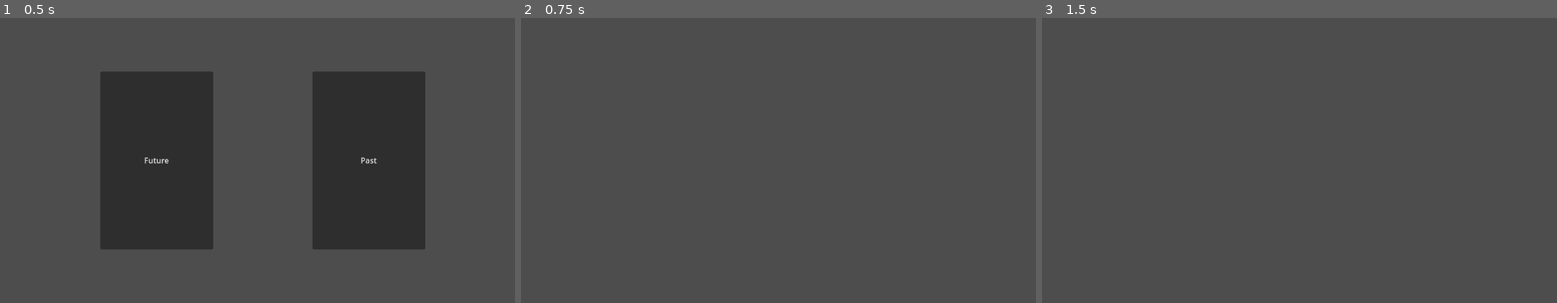
Above: before the commit, frames 1-3 (left to right).
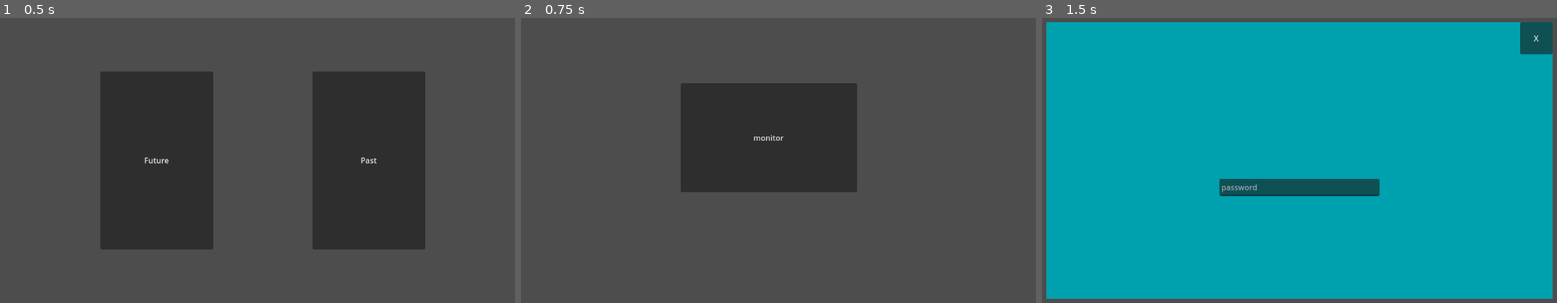
Above: after the commit, the same moments.

Repository: BoopEnthusiast/Reverie-Memory
Game: Godot game, scene res://scenes/character_select.tscn
Two runs of this game, one before a commit and one after it. Both use one fixed random seed, a clock stepped at 60 frames per second and the inputs below.
Inputs (mouse positions are in pixels of both pictures, inside the frame that each line leads up to):
- Up to frame 1 (0.5 s): no input
- Up to frame 2 (0.75 s): click "Future" at 0.5 s
- Up to frame 3 (1.5 s): click (1289, 137) at 1.25 s, where only the run after the commit has a clickable "monitor"

Frame 1 is identical in both runs. In frame 2, 13% of the frame differs, in the area x 31-66%, y 22-62%; in frame 3, 96%, in the area x 0-100%, y 1-99%.

Commit message:
made monitor

Diff:
--- a/scenes/future.tscn
+++ b/scenes/future.tscn
@@ -1,4 +1,6 @@
-[gd_scene format=3 uid="uid://dkj63dhupkfyy"]
+[gd_scene load_steps=2 format=3 uid="uid://dkj63dhupkfyy"]
+
+[ext_resource type="Script" path="res://scripts/monitor.gd" id="1_6ckpl"]
 
 [node name="Future" type="Control"]
 layout_mode = 3
@@ -7,3 +9,55 @@
 anchor_bottom = 1.0
 grow_horizontal = 2
 grow_vertical = 2
+
+[node name="Monitor" type="Button" parent="."]
+layout_mode = 0
+offset_left = 373.0
+offset_top = 163.0
+offset_right = 739.0
+offset_bottom = 390.0
+text = "monitor"
+script = ExtResource("1_6ckpl")
+
+[node name="MonitorScreen" type="ColorRect" parent="."]
+visible = false
+layout_mode = 1
+anchors_preset = 15
+anchor_right = 1.0
+anchor_bottom = 1.0
+offset_left = 51.0
+offset_top = 36.0
+offset_right = -51.0
+offset_bottom = -36.0
+grow_horizontal = 2
+grow_vertical = 2
+color = Color(0, 0.631373, 0.682353, 1)
+
+[node name="ExitButton" type="Button" parent="MonitorScreen"]
+layout_mode = 1
+anchors_preset = 1
+anchor_left = 1.0
+anchor_right = 1.0
+offset_left = -67.0
+offset_bottom = 67.0
+grow_horizontal = 0
+text = "X"
+
+[node name="PasswordField" type="TextEdit" parent="MonitorScreen"]
+layout_mode = 1
+anchors_preset = 8
+anchor_left = 0.5
+anchor_top = 0.5
+anchor_right = 0.5
+anchor_bottom = 0.5
+offset_left = -166.0
+offset_top = 38.0
+offset_right = 166.0
+offset_bottom = 74.0
+grow_horizontal = 2
+grow_vertical = 2
+placeholder_text = "password"
+
+[connection signal="pressed" from="Monitor" to="Monitor" method="_on_pressed"]
+[connection signal="pressed" from="MonitorScreen/ExitButton" to="Monitor" method="_on_exit_pressed"]
+[connection signal="text_changed" from="MonitorScreen/PasswordField" to="Monitor" method="_on_password_field_text_changed"]
--- /dev/null
+++ b/scripts/monitor.gd
@@ -0,0 +1,21 @@
+extends Button
+const password = "sunflower"
+
+@onready var monitor_screen = $"../MonitorScreen"
+
+@onready var password_field = $"../MonitorScreen/PasswordField"
+
+
+func _on_pressed():
+	monitor_screen.visible = true
+
+
+
+func _on_exit_pressed():
+	monitor_screen.visible = false
+
+
+
+func _on_password_field_text_changed():
+	if password_field.text == password:
+		password_field.visible = false
